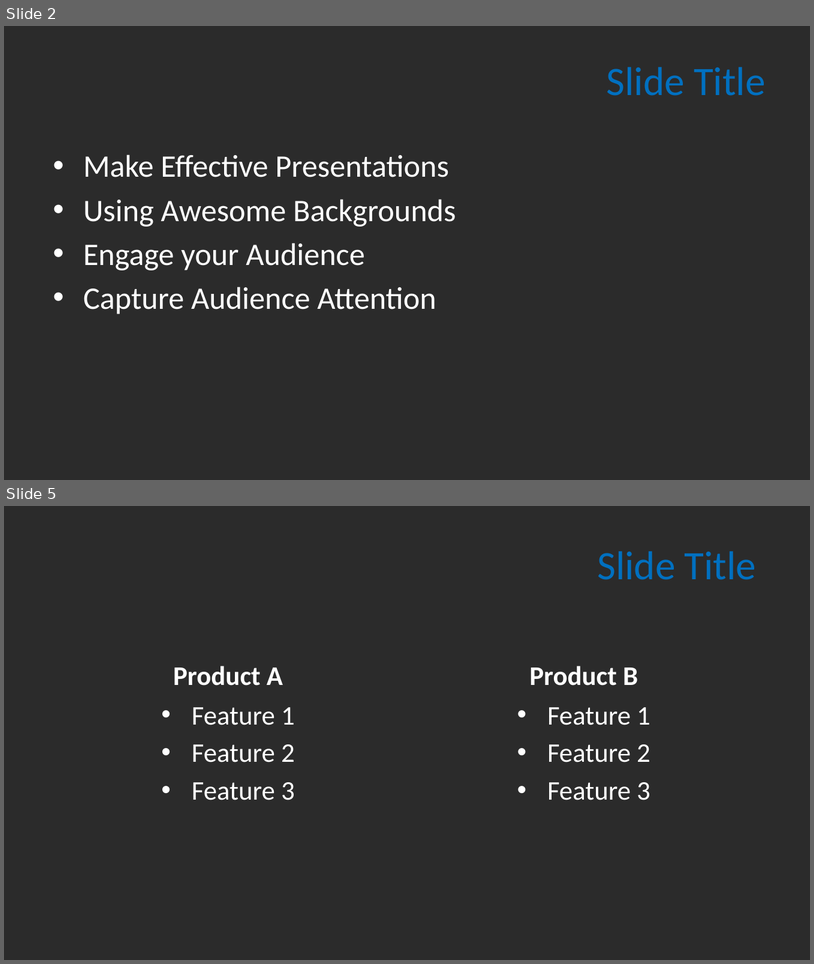
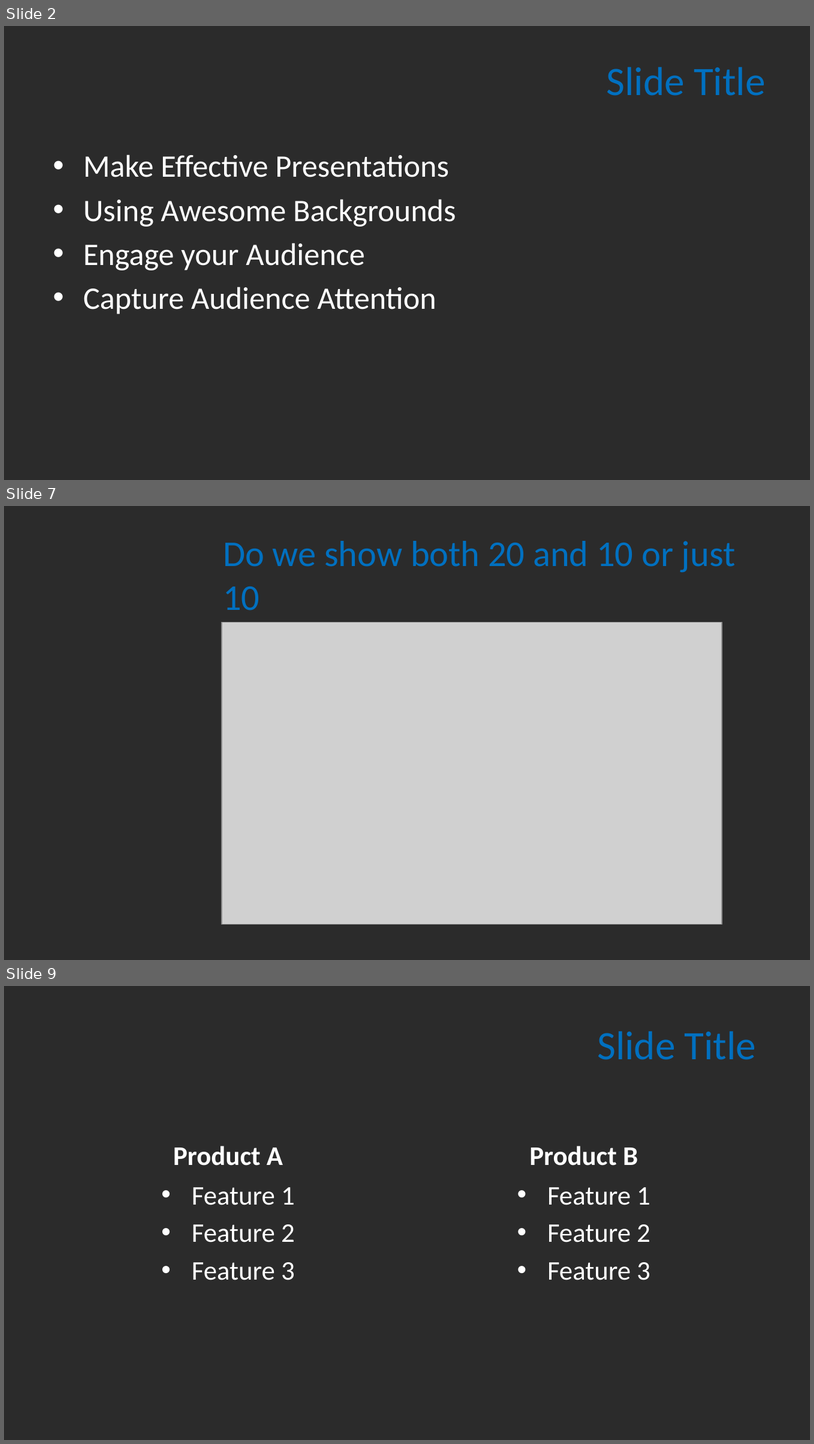
Before and after one commit to ZygimantasJakubauskas/Mashine-Learning-CA1, a slide deck: ML/PPT_ML_CA1_26 Nov 23.pptx. Shown one above the other, each under a label of ours: slides 2 and 5 before the commit, slides 2, 7 and 9 after it; the slides between them are not shown. The pictures are 814x964 and 814x1444 pixels, drawn with LibreOffice and Linux fonts; fonts in the diff are those of the drawing; grey boxes stand for pictures; background and template pictures are left out; a plain dark background stands for a picture behind light text. Boxes give left, top, right and bottom in pixels: in the first picture for what was removed or moved away, otherwise in the second. Text is boxed around its words. In the diff, an @@ line names an element or a change of style, - is before the commit and + after.

```diff
--- a/ML/PPT_ML_CA1_26 Nov 23.pptx
+++ b/ML/PPT_ML_CA1_26 Nov 23.pptx
@@ slide 7 added at <box>4,506,810,960</box>, background picture (left out) @@
@@ title added at <box>223,541,735,610</box>, 32.4 pt, text #0070C0 @@
+Do we show both 20 and 10 or just 10
@@ picture added at <box>222,622,723,924</box> @@
@@ what was slide 5 is now slide 9 @@
```
Also in this commit, not shown: 1 slide changed, 4 other slides added, 1 slide removed, 1 other file.
